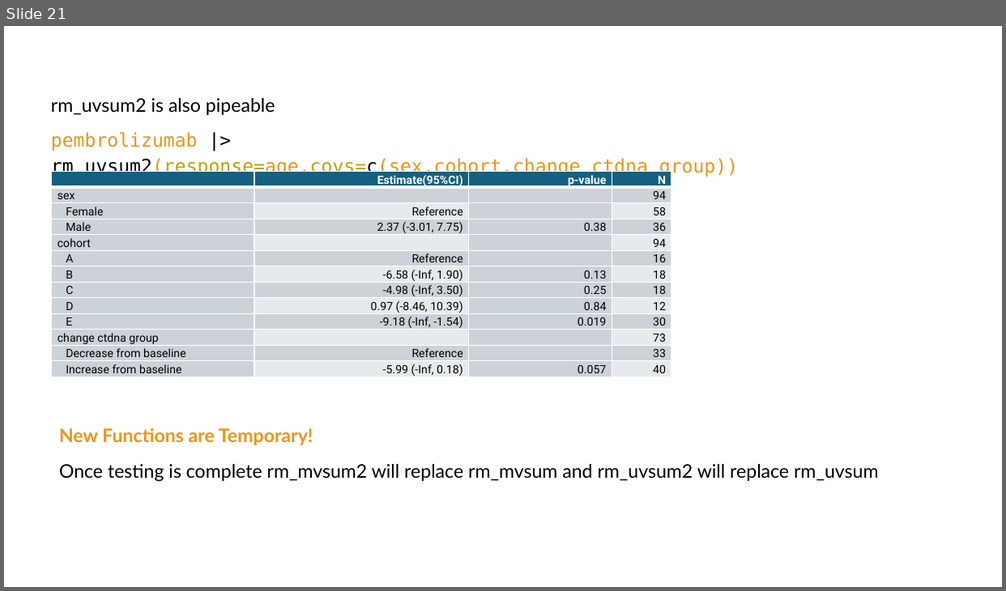
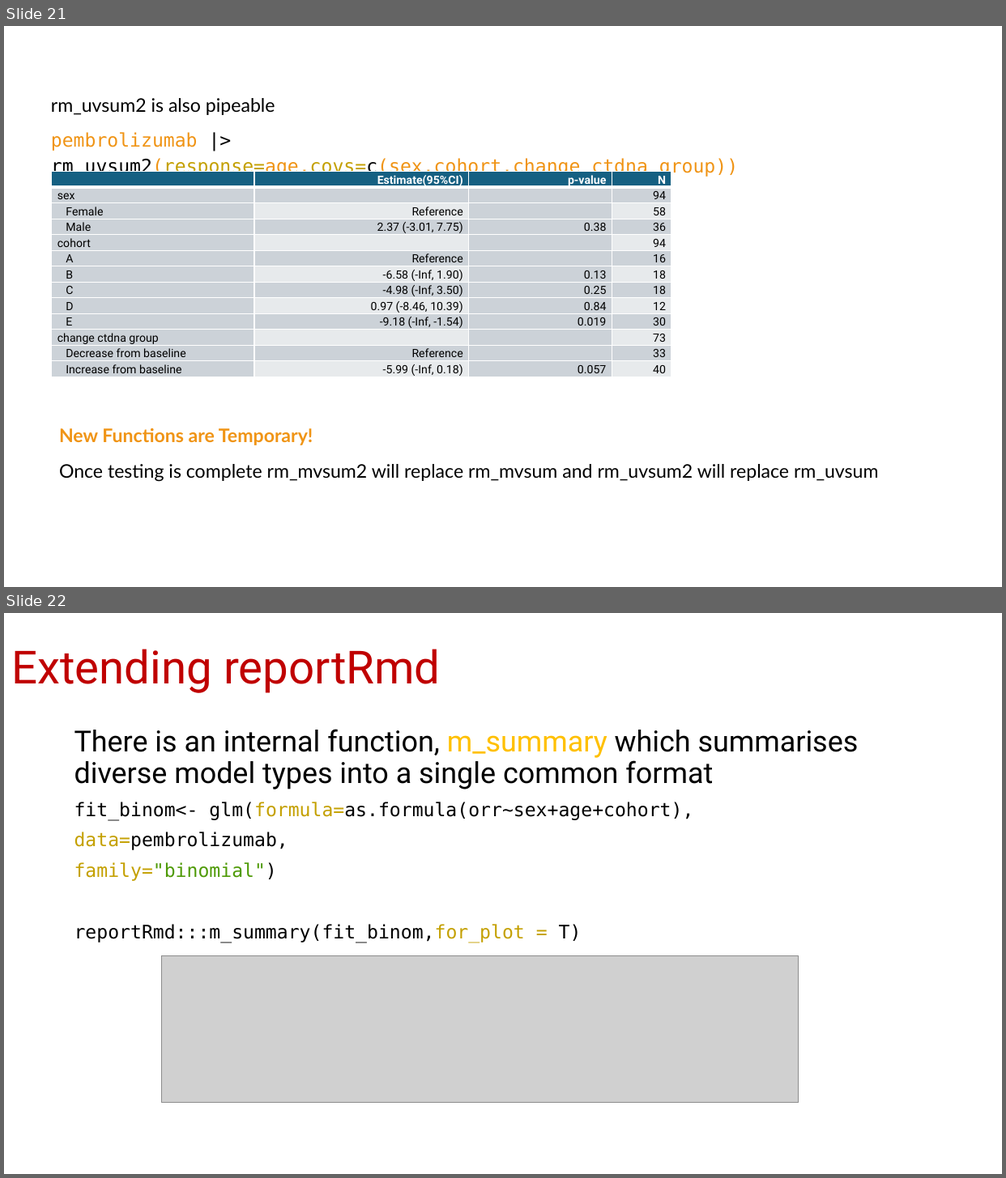
Before and after one commit to biostatsPMH/Intro_To_Gemini, a slide deck: KT_Gemini.pptx. Shown one above the other, each under a label of ours: slide 21 before the commit, slides 21 and 22 after it. The pictures are 1006x591 and 1006x1178 pixels, drawn with LibreOffice and Linux fonts; fonts in the diff are those of the drawing; grey boxes stand for pictures. Boxes give left, top, right and bottom in pixels: in the first picture for what was removed or moved away, otherwise in the second. Text is boxed around its words. In the diff, an @@ line names an element or a change of style, - is before the commit and + after.

```diff
--- a/KT_Gemini.pptx
+++ b/KT_Gemini.pptx
@@ slide 22 added at box(4, 613, 1002, 1174), background #FFFFFF @@
@@ title added at box(11, 649, 440, 693), 44 pt, text #C00000 @@
+Extending reportRmd
@@ text added at box(74, 729, 859, 943), 18 pt, text #000000 @@
+There is an internal function, m_summary which summarises diverse model types into a single common format
+fit_binom<- glm(formula=as.formula(orr~sex+age+cohort),
+data=pembrolizumab,
+family="binomial")
+reportRmd:::m_summary(fit_binom,for_plot = T)
@@ picture added at box(162, 956, 799, 1102) @@
```
Also in this commit, not shown: 2 slides changed.
